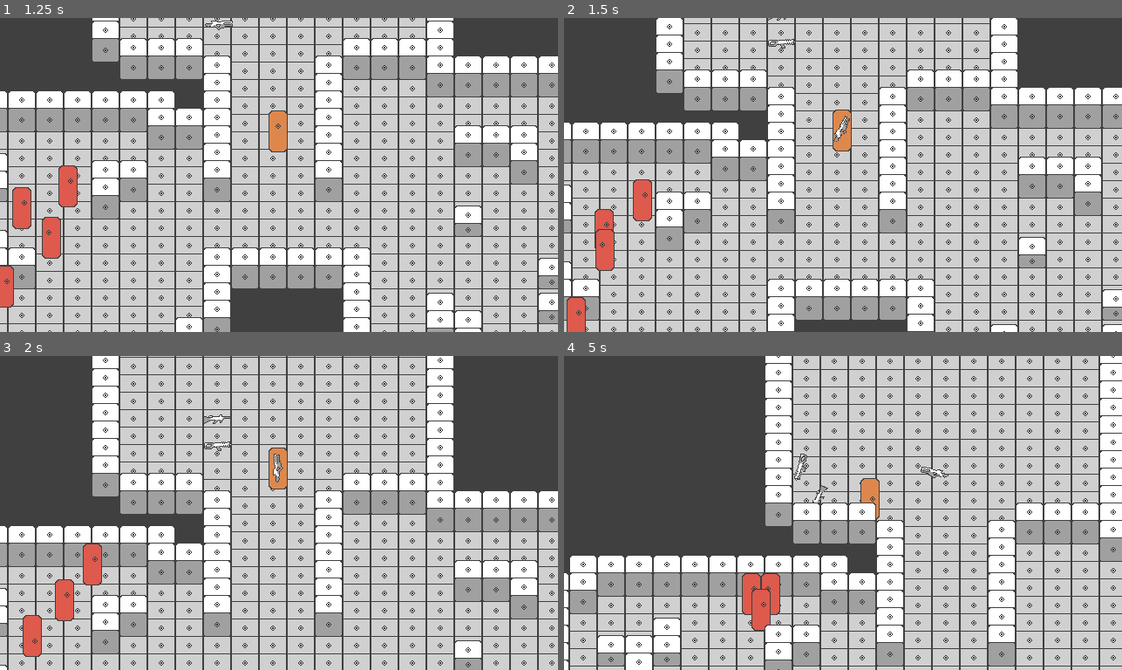
Above: before the commit, frames 1-4 (two rows, left to right).
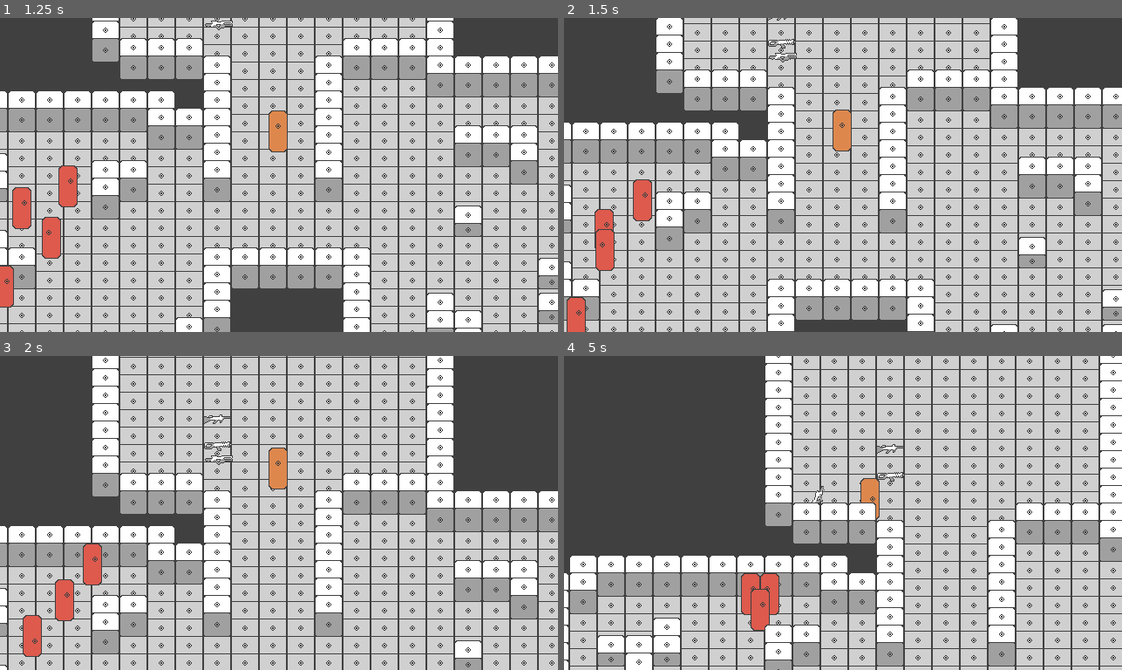
Above: after the commit, the same moments.

Repository: YugamiShinku/space_defender
Game: Godot game, scene res://scenes/level/white_box.tscn
Two runs of this game, one before a commit and one after it. Both use one fixed random seed, a clock stepped at 60 frames per second and the inputs below.
Inputs:
- Up to frame 1 (1.25 s): hold W (move_up) from 0.53 s (still down); hold G (drop) from 0.53 s (still down); tap E (equip) at 0.8 s
- Up to frame 2 (1.5 s): keep holding W (move_up); release G (drop) at 1.28 s; tap E (equip) at 1.35 s
- Up to frame 3 (2 s): keep holding W (move_up); tap Q (switch, bound only after the commit) at 1.55 s
- Up to frame 4 (5 s): release W (move_up) at 2.03 s; hold Q (switch, bound only after the commit) 2.03-2.78 s; hold A (move_left) 2.03-3.53 s; tap G (drop) at 2.3, 2.85, 4.55 s; tap E (equip) at 3.05 s; hold S (move_down) 3.53-4.28 s; hold E (equip) 3.53-4.28 s; tap Q (switch, bound only after the commit) at 3.8 s; hold D (move_right) from 4.28 s (still down); tap Space (shoot) at 4.35 s

Frame 1 is identical in both runs. In frame 2, 0.2% of the frame differs, in the area x 36-52%, y 11-40%; in frame 3, 0.2%; in frame 4, 0.6%, in the area x 31-69%, y 28-88%.

Commit message:
selecting weapons

Diff:
--- a/project.godot
+++ b/project.godot
@@ -62,6 +62,11 @@
 "events": [Object(InputEventKey,"resource_local_to_scene":false,"resource_name":"","device":0,"window_id":0,"alt_presse …(189 unchanged characters)…
 ]
 }
+switch={
+"deadzone": 0.5,
+"events": [Object(InputEventKey,"resource_local_to_scene":false,"resource_name":"","device":0,"window_id":0,"alt_pressed":false,"shift_pressed":false,"ctrl_pressed":false,"meta_pressed":false,"pressed":false,"keycode":0,"physical_keycode":81,"key_label":0,"unicode":0,"location":0,"echo":false,"script":null)
+]
+}
 
 [rendering]
 
--- a/scenes/actor/player/player.tscn
+++ b/scenes/actor/player/player.tscn
@@ -120,6 +120,9 @@
 }]
 
 [sub_resource type="CircleShape2D" id="CircleShape2D_3mip4"]
+radius = 50.0
+
+[sub_resource type="CircleShape2D" id="CircleShape2D_385dm"]
 radius = 150.0
 
 [sub_resource type="CapsuleShape2D" id="CapsuleShape2D_insbl"]
@@ -158,14 +161,13 @@
 [node name="AudioListener2D" type="AudioListener2D" parent="."]
 
 [node name="Area2D (Pickup)" type="Area2D" parent="." node_paths=PackedStringArray("weapon_position", "pickup_area", "detection_area")]
-collision_layer = 2
 collision_mask = 3
 script = ExtResource("3_insbl")
 weapon_position = NodePath("../Marker2D (Weapon)")
 pickup_area = NodePath(".")
 detection_area = NodePath("../Area2D (Detector)")
 
-[node name="CollisionShape2D" type="CollisionShape2D" parent="Area2D (Pickup)"]
+[node name="CollisionShape2D (Pickup)" type="CollisionShape2D" parent="Area2D (Pickup)"]
 position = Vector2(0, -24)
 shape = SubResource("CircleShape2D_3mip4")
 
@@ -173,9 +175,9 @@
 collision_layer = 8
 collision_mask = 8
 
-[node name="CollisionShape2D" type="CollisionShape2D" parent="Area2D (Detector)"]
+[node name="CollisionShape2D (Detector)" type="CollisionShape2D" parent="Area2D (Detector)"]
 position = Vector2(0, -24)
-shape = SubResource("CircleShape2D_3mip4")
+shape = SubResource("CircleShape2D_385dm")
 
 [node name="Area2D (HitBox)" type="Area2D" parent="."]
 collision_layer = 4
--- a/scripts/actor/player/player_equipment.gd
+++ b/scripts/actor/player/player_equipment.gd
@@ -1,4 +1,6 @@
 extends Node
+
+@export var max_weapons: int = 2
 
 @export var weapon_rotation_speed: float = 7.5
 
@@ -9,6 +11,9 @@
 #@onready var weapon_position: Marker2D = $"Market2D (Weapon)"
 #@onready var pickup_area: Area2D = $"Area2D (Pickup)"
 #@onready var detection_area: Area2D = $"Area2D (Detector)"
+
+var weapons: Array[Node2D] = []
+var current_weapon_i: int = -1
 
 var current_weapon: Node2D = null
 var near_weapons: Array[Node2D] = []
@@ -30,21 +35,75 @@
 	if event.is_action_pressed("drop"):
 		drop_current_weapon()
 
+	if event.is_action_pressed("switch"):
+		switch_to_next_weapon()
+
 func drop_current_weapon():
-	if current_weapon:
-		current_weapon.get_parent().remove_child(current_weapon)
-		get_parent().get_parent().add_child(current_weapon)
-		current_weapon.global_position = weapon_position.global_position
+	if current_weapon_i == -1 || weapons.is_empty():
+		return
+
+	var weapon_to_drop = weapons.pop_at(current_weapon_i)
+	weapon_to_drop.get_parent().remove_child(weapon_to_drop)
+	get_parent().get_parent().add_child(weapon_to_drop)
+	weapon_to_drop.global_position = weapon_position.global_position
+	weapon_to_drop.visible = true
+	weapon_to_drop.set_collision_layer_value(1, true)
+
+	# Переключаемся на следующее оружие
+	if weapons.size() > 0:
+		current_weapon_i = clamp(current_weapon_i, 0, weapons.size() - 1)
+		switch_weapon(current_weapon_i)
+	else:
+		current_weapon_i = -1
 		current_weapon = null
 
 func pickup_weapon(weapon: Node2D):
-	drop_current_weapon()
+	if weapons.size() >= max_weapons:
+		drop_current_weapon()
 
 	weapon.get_parent().remove_child(weapon)
 	weapon_position.add_child(weapon)
 	weapon.global_position = weapon_position.global_position
-	current_weapon = weapon
+	weapon.visible = false
+	weapon.set_collision_layer_value(1, false)
+
+	weapons.append(weapon)
+	switch_weapon(weapons.size() - 1)
+
 	near_weapons.erase(weapon)
+
+func switch_to_next_weapon():
+	if weapons.size() <= 1:
+		return  # Нечего переключать
+
+	var new_index = current_weapon_i + 1
+	if new_index >= weapons.size():
+		new_index = 0  # Циклический переход в начало
+
+	switch_weapon(new_index)
+
+func switch_weapon(index: int):
+	if weapons.is_empty() || index < 0 || index >= weapons.size():
+		current_weapon_i = -1
+		current_weapon = null
+		return
+
+	# Сохраняем параметры текущего оружия
+	var previous_rotation: float = current_weapon.global_rotation if current_weapon else 0.0
+	var previous_scale_y: float = current_weapon.scale.y if current_weapon else 1.0
+
+	# Скрываем предыдущее оружие
+	if current_weapon_i != -1 && current_weapon_i < weapons.size():
+		weapons[current_weapon_i].visible = false
+
+	# Показываем новое
+	current_weapon_i = index
+	weapons[current_weapon_i].visible = true
+	current_weapon = weapons[current_weapon_i]
+
+	# Применяем сохраненные параметры
+	current_weapon.global_rotation = previous_rotation
+	current_weapon.scale.y = previous_scale_y
 
 func _on_weapon_entered(body: Node2D):
 	near_weapons.append(body.get_parent())
@@ -53,11 +112,9 @@
 	near_weapons.erase(body.get_parent())
 
 func _on_enemy_detected(body: Node2D):
-	print("enemy detected")
 	near_enemies.append(body.get_parent())
 
 func _on_enemy_lost(body: Node2D):
-	print("enemy lost")
 	near_enemies.erase(body.get_parent())
 
 func _physics_process(delta):
@@ -69,11 +126,10 @@
 			var shoot_direction = Vector2.RIGHT.rotated(current_weapon.global_rotation)
 			current_weapon.shoot(shoot_direction)
 
-func get_target() -> Node2D:
+func get_enemy_target() -> Node2D:
 	if near_enemies.is_empty():
 		return null
 
-	# Ищем ближайшего противника
 	var closest_enemy: Node2D = null
 	var min_distance: float = INF
 
@@ -86,36 +142,18 @@
 	return closest_enemy
 
 func update_weapon_rotation(delta: float):
-	var target_direction: Vector2
-	var target_angle: float
+	var target: Vector2
 
-	var target = get_target()
-	if target:
-		target_direction = target.global_position - self.global_position
-		target_angle = target_direction.angle()
-		update_weapon_flip(target_direction)
+	var enemy_target = get_enemy_target()
+	if enemy_target: target = enemy_target.global_position - self.global_position
+	else: target = Input.get_vector("move_left", "move_right", "move_up", "move_down")
 
-		print("update rotation with enemy")
+	if target.length() > 0.1:
+		if target.x < 0: current_weapon.scale.y = -1
+		elif target.x > 0: current_weapon.scale.y = 1
+
 		current_weapon.global_rotation = lerp_angle(
 			current_weapon.global_rotation,
-			target_angle,
+			target.angle(),
 			weapon_rotation_speed * delta
 		)
-	else:
-		target_direction = Input.get_vector("move_left", "move_right", "move_up", "move_down")
-		if target_direction.length() > 0.1:
-			target_angle = target_direction.angle()
-			update_weapon_flip(target_direction)
-
-			print("update rotation without enemy")
-			current_weapon.global_rotation = lerp_angle(
-				current_weapon.global_rotation,
-				target_angle,
-				weapon_rotation_speed * delta
-			)
-
-func update_weapon_flip(target_direction: Vector2):
-	if target_direction.x < 0:
-		current_weapon.scale.y = -1
-	elif target_direction.x > 0:
-		current_weapon.scale.y = 1
--- a/scripts/weapon/weapon_shooting.gd
+++ b/scripts/weapon/weapon_shooting.gd
@@ -10,6 +10,7 @@
 @export var bullet_speed_range: Vector2 = Vector2(500, 700)
 
 @onready var muzzle: Marker2D = $"Marker2D (Muzzle)"
+@onready var pickup_area: Area2D = $"Area2D (Pickup)"
 @onready var shoot_timer: Timer = $Timer
 @onready var muzzle_sprite: Sprite2D = $"Sprite2D (Muzzle)"
 @onready var audio_player: AudioStreamPlayer2D = $AudioStreamPlayer2D
@@ -19,6 +20,9 @@
 func _ready():
 	shoot_timer.wait_time = fire_rate
 	muzzle_sprite.visible = false
+
+func set_collision_layer_value(mask: int, enabled: bool):
+	pickup_area.set_collision_layer_value(mask, enabled)
 
 func shoot(direction: Vector2):
 	if !can_shoot || !bullet:
Not shown: 1 places in scenes/actor/player/player.tscn that only renumber resources
